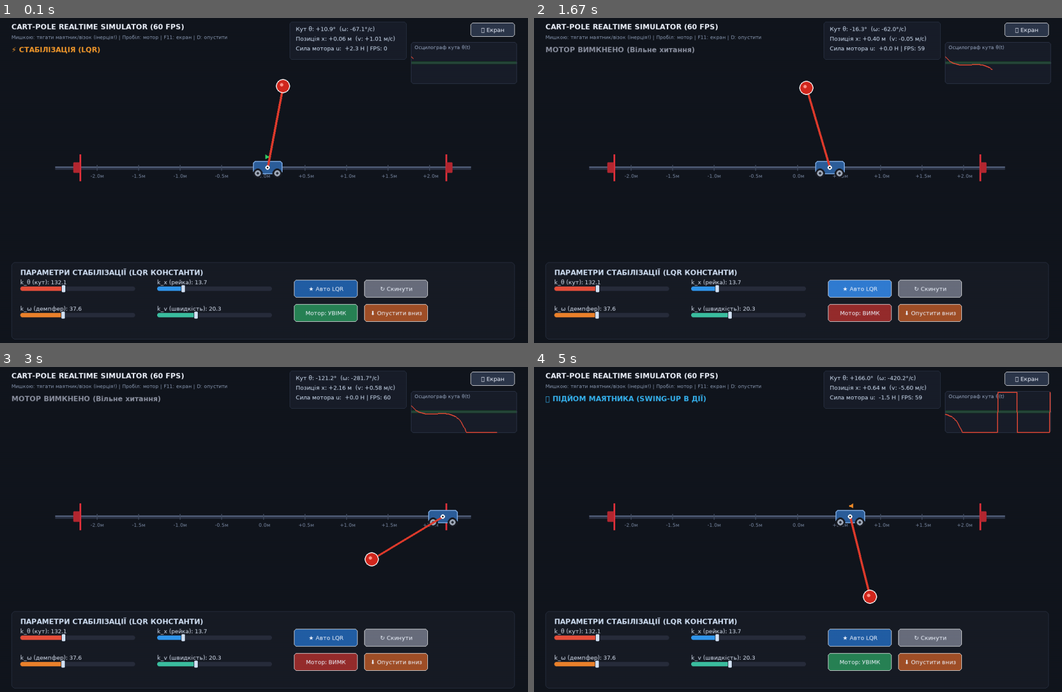
Above: before the commit, frames 1-4 (two rows, left to right).
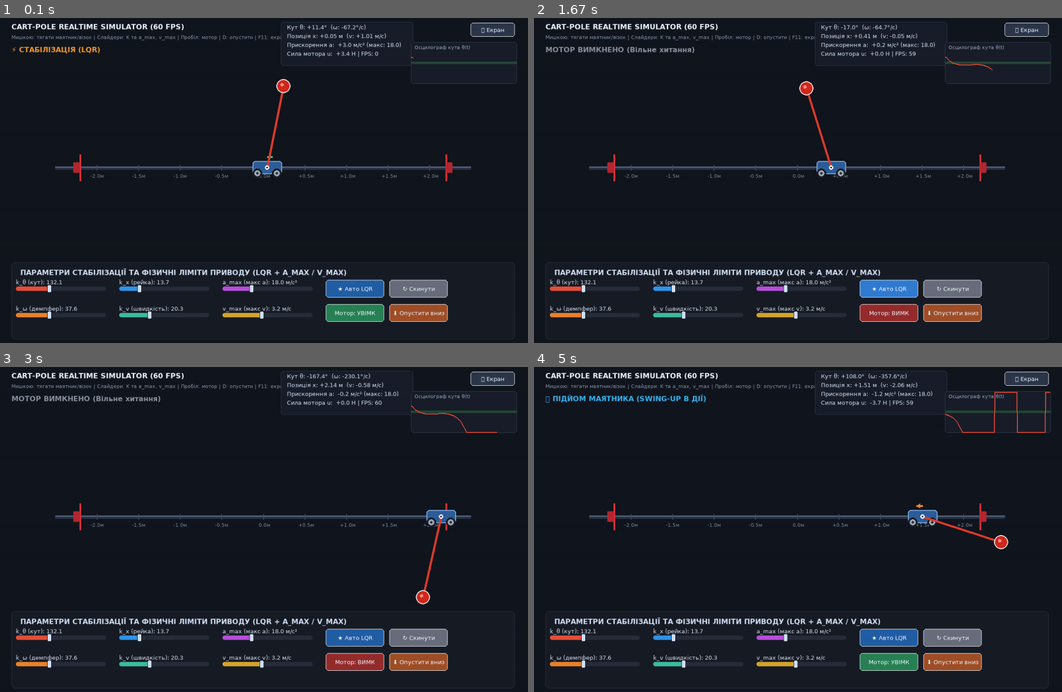
Above: after the commit, the same moments.

Repository: timlim24/double-pendulum-stabilization
Game: pygame game, started from sim_pygame.py
Two runs of this game, one before a commit and one after it. Both use one fixed random seed, a clock stepped at 60 frames per second and the inputs below.
Inputs (mouse positions are in pixels of both pictures, inside the frame that each line leads up to):
- Up to frame 1 (0.1 s): no input
- Up to frame 2 (1.67 s): click "★ Авто LQR" at 0.38 s; tap Enter at 0.67, 1.33 s; tap Space at 1 s
- Up to frame 3 (3 s): click "+0.5м" at 1.72 s; hold Right 2-2.47 s; hold D 2-2.47 s; tap Space at 2.07, 2.37 s; click (100, 480) at 2.55 s; click (443, 516) at 2.88 s
- Up to frame 4 (5 s): click (877, 412) at 3.22 s; click (951, 516) at 3.55 s, where only the run after the commit has a clickable "+2.0м"; hold Right 3.83-4.3 s; hold D 3.83-4.3 s; tap Space at 3.9, 4.2, 4.73 s; click (898, 516) at 4.38 s; hold Left from 4.67 s (still down); hold A from 4.67 s (still down)

The runs differ from the first frame. In frame 1, 5.0% of the frame differs, in the area x 3-85%, y 1-94%; in frame 2, 5.1%; in frame 3, 5.4%; in frame 4, 5.8%, in the area x 3-98%, y 1-94%.

Commit message:
Add max acceleration

Diff:
--- a/sim_pygame.py
+++ b/sim_pygame.py
@@ -31,7 +31,12 @@
 I = (4.0 / 3.0) * m * (l ** 2) # Момент інерції відносно шарніра
 
 X_RAIL = 2.2     # Межа рейки від центру в один бік (повна довжина рейки = 4.4 м)
-U_MAX = 55.0     # Максимальне зусилля мотора (Ньютони)
+
+# Реалістичні обмеження приводу (як у реальних серво/крокових установках)
+A_MAX_DEFAULT = 18.0   # Максимальне прискорення візка (м/с^2) [~1.83g]
+V_MAX_DEFAULT = 3.2    # Максимальна лінійна швидкість візка (м/с)
+U_MAX_DEFAULT = (M + m) * A_MAX_DEFAULT # Максимальне номінальне зусилля мотора (Ньютони, ~19.8 Н)
+U_MAX = U_MAX_DEFAULT
 
 B_CART = 0.15    # Тертя візка об рейку (Н*с/м)
 B_PEND = 0.005   # Тертя в підшипнику маятника (Н*м*с/рад)
@@ -182,6 +187,7 @@
         self.state = np.array([0.0, np.radians(INIT_THETA_DEG), 0.0, 0.0], dtype=float)
         self.motor_enabled = True
         self.last_u = 0.0
+        self.last_a = 0.0
         self.current_mode = "LQR"
         self.swing_kick_dir = 1.0
 
@@ -213,30 +219,36 @@
 
         # Нижня панель UI
         panel_y = max(480, self.height - 190)
-        slider_w = min(260, int(self.width * 0.22))
+        slider_w = min(210, max(140, int(self.width * 0.17)))
         slider_h = 10
-
-        col1_x = 50
-        col2_x = col1_x + slider_w + 50
+        gap = min(35, max(15, int(self.width * 0.025)))
+
+        col1_x = 40
+        col2_x = col1_x + slider_w + gap
+        col3_x = col2_x + slider_w + gap
 
         # Зберігаємо попередні значення якщо слайдери вже були створені
-        v_kth = getattr(self, 'slider_kth', None).val if hasattr(self, 'slider_kth') else k_th_lqr
-        v_kom = getattr(self, 'slider_kom', None).val if hasattr(self, 'slider_kom') else k_om_lqr
-        v_kx  = getattr(self, 'slider_kx', None).val if hasattr(self, 'slider_kx') else k_x_lqr
-        v_kv  = getattr(self, 'slider_kv', None).val if hasattr(self, 'slider_kv') else k_v_lqr
-
-        self.slider_kth = Slider(col1_x, panel_y + 55,  slider_w, slider_h, 0.0, 350.0, v_kth, "k_θ (кут)", color=(230, 80, 60))
-        self.slider_kom = Slider(col1_x, panel_y + 115, slider_w, slider_h, 0.0, 100.0, v_kom, "k_ω (демпфер)", color=(235, 130, 45))
-        self.slider_kx  = Slider(col2_x, panel_y + 55,  slider_w, slider_h, 0.0, 60.0,  v_kx,  "k_x (рейка)", color=(50, 150, 235))
-        self.slider_kv  = Slider(col2_x, panel_y + 115, slider_w, slider_h, 0.0, 60.0,  v_kv,  "k_v (швидкість)", color=(60, 190, 160))
-
-        self.sliders = [self.slider_kth, self.slider_kom, self.slider_kx, self.slider_kv]
+        v_kth  = getattr(self, 'slider_kth', None).val if hasattr(self, 'slider_kth') else k_th_lqr
+        v_kom  = getattr(self, 'slider_kom', None).val if hasattr(self, 'slider_kom') else k_om_lqr
+        v_kx   = getattr(self, 'slider_kx', None).val if hasattr(self, 'slider_kx') else k_x_lqr
+        v_kv   = getattr(self, 'slider_kv', None).val if hasattr(self, 'slider_kv') else k_v_lqr
+        v_amax = getattr(self, 'slider_amax', None).val if hasattr(self, 'slider_amax') else A_MAX_DEFAULT
+        v_vmax = getattr(self, 'slider_vmax', None).val if hasattr(self, 'slider_vmax') else V_MAX_DEFAULT
+
+        self.slider_kth  = Slider(col1_x, panel_y + 55,  slider_w, slider_h, 0.0, 350.0, v_kth,  "k_θ (кут)", color=(230, 80, 60))
+        self.slider_kom  = Slider(col1_x, panel_y + 115, slider_w, slider_h, 0.0, 100.0, v_kom,  "k_ω (демпфер)", color=(235, 130, 45))
+        self.slider_kx   = Slider(col2_x, panel_y + 55,  slider_w, slider_h, 0.0, 60.0,  v_kx,   "k_x (рейка)", color=(50, 150, 235))
+        self.slider_kv   = Slider(col2_x, panel_y + 115, slider_w, slider_h, 0.0, 60.0,  v_kv,   "k_v (швидкість)", color=(60, 190, 160))
+        self.slider_amax = Slider(col3_x, panel_y + 55,  slider_w, slider_h, 5.0, 45.0,  v_amax, "a_max (макс a)", unit=" м/с²", color=(185, 80, 220))
+        self.slider_vmax = Slider(col3_x, panel_y + 115, slider_w, slider_h, 1.0, 6.0,   v_vmax, "v_max (макс v)", unit=" м/с", color=(215, 165, 45))
+
+        self.sliders = [self.slider_kth, self.slider_kom, self.slider_kx, self.slider_kv, self.slider_amax, self.slider_vmax]
 
         # Кнопки
-        btn_w = min(150, int(self.width * 0.12))
+        btn_w = min(140, max(110, int(self.width * 0.11)))
         btn_h = 40
-        btn_col1 = col2_x + slider_w + 50
-        btn_col2 = btn_col1 + btn_w + 15
+        btn_col1 = col3_x + slider_w + gap
+        btn_col2 = btn_col1 + btn_w + 12
 
         self.btn_lqr   = Button(btn_col1, panel_y + 40, btn_w, btn_h, "★ Авто LQR", (35, 95, 165), (50, 125, 210), self.set_lqr)
         self.btn_motor = Button(btn_col1, panel_y + 95, btn_w, btn_h, "Мотор: УВІМК" if self.motor_enabled else "Мотор: ВИМК",
@@ -266,6 +278,10 @@
         self.slider_kom.val = k_om_lqr
         self.slider_kx.val  = k_x_lqr
         self.slider_kv.val  = k_v_lqr
+        if hasattr(self, 'slider_amax'):
+            self.slider_amax.val = A_MAX_DEFAULT
+        if hasattr(self, 'slider_vmax'):
+            self.slider_vmax.val = V_MAX_DEFAULT
 
     def toggle_motor(self):
         self.motor_enabled = not self.motor_enabled
@@ -296,6 +312,11 @@
         x_val, th_val, v_val, w_val = s
         th_err = (th_val + np.pi) % (2.0 * np.pi) - np.pi
 
+        # Динамічні межі приводу від налаштувань користувача
+        a_max = self.slider_amax.val if hasattr(self, 'slider_amax') else A_MAX_DEFAULT
+        v_max = self.slider_vmax.val if hasattr(self, 'slider_vmax') else V_MAX_DEFAULT
+        u_max = (M + m) * a_max
+
         # 1. ЗОНА ЗАХОПЛЕННЯ LQR: відхилення кута < 28° та помірна кутова швидкість
         catch_angle_rad = np.radians(28.0)
         if abs(th_err) < catch_angle_rad and abs(w_val) < 4.2:
@@ -305,7 +326,7 @@
             k_vel = self.slider_kv.val
 
             u = k_th * th_err + k_om * w_val + k_pos * x_val + k_vel * v_val
-            return np.clip(u, -U_MAX, U_MAX), "LQR"
+            mode = "LQR"
         else:
             # 2. РЕЖИМ ПІДЙОМУ (SWING-UP ЗА МЕХАНІЧНОЮ ЕНЕРГІЄЮ)
             # Повна енергія відносно верхньої точки (у верхній точці E = 0, внизу E < 0)
@@ -314,7 +335,8 @@
             # Якщо маятник завис нерухомо біля нижньої мертвої точки, даємо плавний стартовий імпульс
             # Фіксуємо напрямок імпульсу (latch), доки маятник не набере достатню швидкість (|w| >= 0.4 рад/с)
             if abs(th_err) > 2.2 and abs(w_val) < 0.4:
-                u_pump = 22.0 * self.swing_kick_dir
+                kick_force = min(u_max * 0.9, 24.0)
+                u_pump = kick_force * self.swing_kick_dir
             else:
                 # Оновлюємо напрямок наступного старту тільки якщо візок помітно змістився від центру
                 if abs(x_val) > 0.4:
@@ -339,7 +361,18 @@
                 u_edge = 0.0
 
             u = u_pump + u_center + u_edge
-            return np.clip(u, -U_MAX, U_MAX), "SWING-UP"
+            mode = "SWING-UP"
+
+        # Обмеження сили мотора за максимальним прискоренням a_max
+        u = float(np.clip(u, -u_max, u_max))
+
+        # Обмеження за максимальною лінійною швидкістю v_max (проти-ЕРС реального електродвигуна)
+        if v_val >= v_max and u > 0:
+            u = 0.0
+        elif v_val <= -v_max and u < 0:
+            u = 0.0
+
+        return u, mode
 
     # -------------------------------------------------------------------------
     # Фізичний рушій (Нелінійна динаміка системи візок + маятник)
@@ -364,7 +397,16 @@
         theta_acc = (g * sin_t - cos_t * temp - (B_PEND / (m * l)) * w_val) / denom
         x_acc = temp - (m * l * theta_acc * cos_t) / (M + m)
 
-        # Пружні гумові відбійники рейки
+        # Фізичне обмеження прискорення візка від приводу (a <= a_max)
+        a_max = self.slider_amax.val if hasattr(self, 'slider_amax') else A_MAX_DEFAULT
+        if abs(x_acc) > a_max:
+            x_acc = float(np.clip(x_acc, -a_max, a_max))
+            # Маятник відчуває реальне прискорення осі (принцип Д'Аламбера)
+            theta_acc = (g * sin_t - x_acc * cos_t - (B_PEND / (m * l)) * w_val) / (l * (4.0 / 3.0))
+
+        self.last_a = x_acc
+
+        # Пружні гумові відбійники рейки (зовнішня реакція стінки при виході за межі)
         if x_val >= X_RAIL:
             f_bump = -K_BUMPER * (x_val - X_RAIL) - D_BUMPER * max(0.0, v_val)
             x_acc += f_bump / M
@@ -554,8 +596,10 @@
             pygame.draw.circle(self.screen, (40, 45, 55), w_pos, 3)
 
         # 3. Стрілка сили мотора (u)
+        cur_amax = self.slider_amax.val if hasattr(self, 'slider_amax') else A_MAX_DEFAULT
+        cur_umax = (M + m) * cur_amax
         if abs(self.last_u) > 0.5:
-            force_len = int((self.last_u / U_MAX) * 75)
+            force_len = int((self.last_u / max(1.0, cur_umax)) * 75)
             arrow_col = (50, 205, 100) if self.last_u > 0 else (240, 140, 40)
             y_arr = self.rail_y - 25
             pygame.draw.line(self.screen, arrow_col, (x_c_px, y_arr), (x_c_px + force_len, y_arr), 4)
@@ -594,7 +638,7 @@
         title_surf = self.font_title.render("CART-POLE REALTIME SIMULATOR (60 FPS)", True, (240, 245, 255))
         self.screen.blit(title_surf, (30, 16))
 
-        hint_surf = self.font_small.render("Мишкою: тягати маятник/візок (інерція!) | Пробіл: мотор | F11: екран | D: опустити", True, (135, 150, 175))
+        hint_surf = self.font_small.render("Мишкою: тягати маятник/візок | Слайдери: K та a_max, v_max | Пробіл: мотор | D: опустити | F11: екран", True, (135, 150, 175))
         self.screen.blit(hint_surf, (30, 42))
 
         # Статус системи та режим роботи
@@ -621,10 +665,10 @@
         badge_surf = self.font_title.render(status_text, True, status_col)
         self.screen.blit(badge_surf, (30, 68))
 
-        # Телеметрія: картка праворуч від центра маятника (x = origin_x + 60)
-        card_w = 265
-        card_h = 86
-        card_x = min(self.width - 390, max(520, self.origin_x + 60))
+        # Телеметрія: картка праворуч від центра маятника
+        card_w = 300
+        card_h = 100
+        card_x = min(self.width - 430, max(490, self.origin_x + 40))
         card_rect = pygame.Rect(card_x, 14, card_w, card_h)
         pygame.draw.rect(self.screen, (25, 30, 42), card_rect, border_radius=6)
         pygame.draw.rect(self.screen, (45, 54, 72), card_rect, width=1, border_radius=6)
@@ -632,16 +676,18 @@
         w_deg = np.degrees(self.state[3])
         v_m = self.state[2]
         fps_val = int(self.clock.get_fps())
+        cur_amax = self.slider_amax.val if hasattr(self, 'slider_amax') else A_MAX_DEFAULT
 
         info_lines = [
             f"Кут θ: {th_deg:+5.1f}°  (ω: {w_deg:+5.1f}°/с)",
             f"Позиція x: {x_m:+5.2f} м  (v: {v_m:+5.2f} м/с)",
+            f"Прискорення a: {self.last_a:+5.1f} м/с² (макс: {cur_amax:.1f})",
             f"Сила мотора u: {self.last_u:+5.1f} Н | FPS: {fps_val}"
         ]
 
         for i, line in enumerate(info_lines):
             t_surf = self.font_main.render(line, True, (210, 225, 245))
-            self.screen.blit(t_surf, (card_x + 14, 22 + i * 22))
+            self.screen.blit(t_surf, (card_x + 14, 18 + i * 20))
 
     def _render_oscilloscope(self):
         # Віконце осцилографа в правому верхньому кутку
@@ -681,7 +727,7 @@
         pygame.draw.rect(self.screen, (24, 28, 38), (30, panel_y, panel_w, panel_h), border_radius=8)
         pygame.draw.rect(self.screen, (45, 52, 70), (30, panel_y, panel_w, panel_h), width=1, border_radius=8)
 
-        panel_title = self.font_title.render("ПАРАМЕТРИ СТАБІЛІЗАЦІЇ (LQR КОНСТАНТИ)", True, (210, 225, 245))
+        panel_title = self.font_title.render("ПАРАМЕТРИ СТАБІЛІЗАЦІЇ ТА ФІЗИЧНІ ЛІМІТИ ПРИВОДУ (LQR + A_MAX / V_MAX)", True, (210, 225, 245))
         self.screen.blit(panel_title, (50, panel_y + 14))
 
         for slider in self.sliders:
Not shown, changed: README.md
